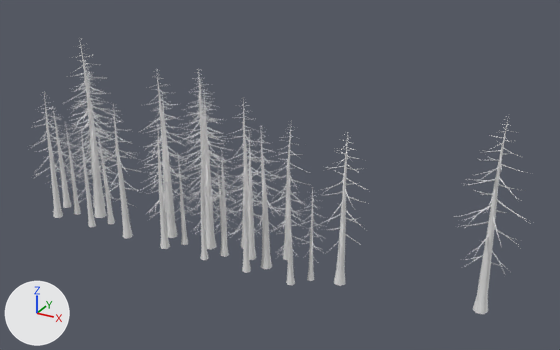
Renders of the glTF model public/Models/Trees/tree1.glb from each side of a commit.
Rendered twice from a 50 mm lens placed at (741.0, -704.0, 823.0), pointed at (47.0, 557.0, 193.0). The lights are fixed; the arrows at lower left show +X, +Y and +Z. Where no turn or scale is listed for an object, it has been applied to the vertices. Vertices at the same position are counted once.

In view in the first picture: 'tree1'.
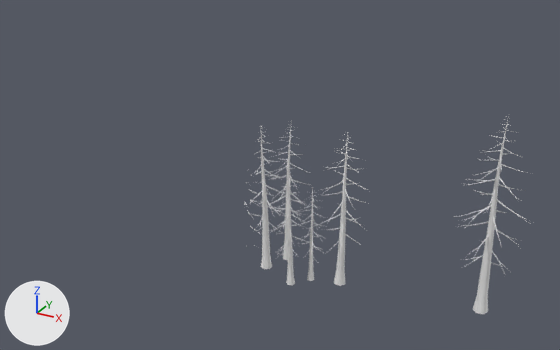
Where the change shows, as pixel boxes (x1, y1, x2, y2) in the pictures (560 x 350 px):
'tree1', reshaped (42% narrower, 28% shorter): before (30, 40, 534, 314); after (244, 116, 534, 314)
part 1 of me_tree_011, deleted: before (30, 40, 274, 273)
part 2 of me_tree_011, deleted: before (243, 141, 272, 245)

What the commit changed:
me_tree_011 is used by ob_tree1; location (473.0, 567.0, 0.0).
me_tree_011 had 58718 vertices, 94644 faces and spanned x -1046.0..73.0, y -145.0..77.0, z 0.0..418.0.
me_tree_011 now has 11919 vertices, 18975 faces and spans x -455.0..73.0, y -133.0..77.0, z 0.0..395.0.
me_tree_011 part 1: 2241 loose pieces with 46425 vertices, spanning x -1046.0..-444.0, y -145.0..73.0, z 0.0..418.0, are deleted.
me_tree_011 part 2: 374 vertices removed from x -490.0..-449.0, y -106.0..17.0, z 65.0..297.0.
